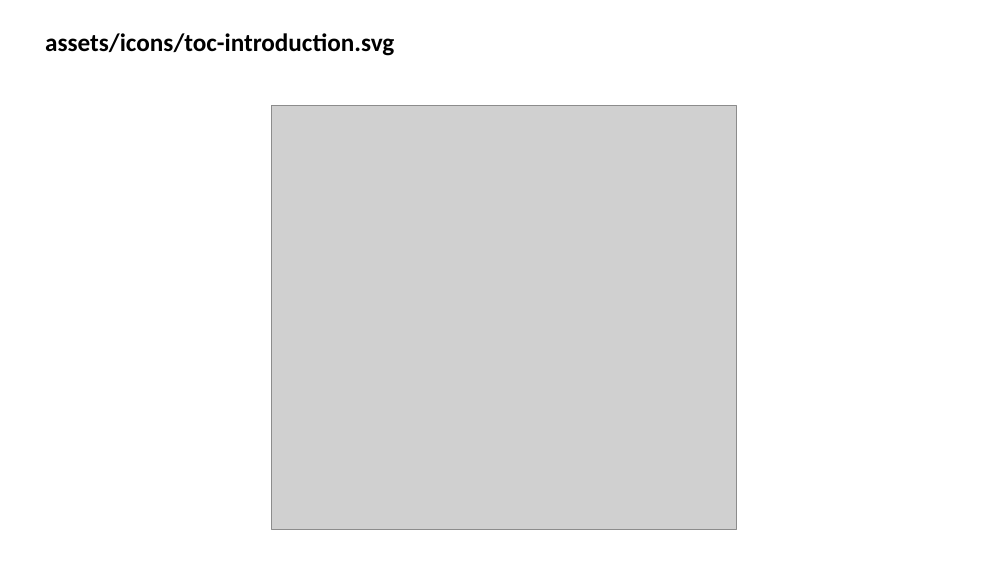
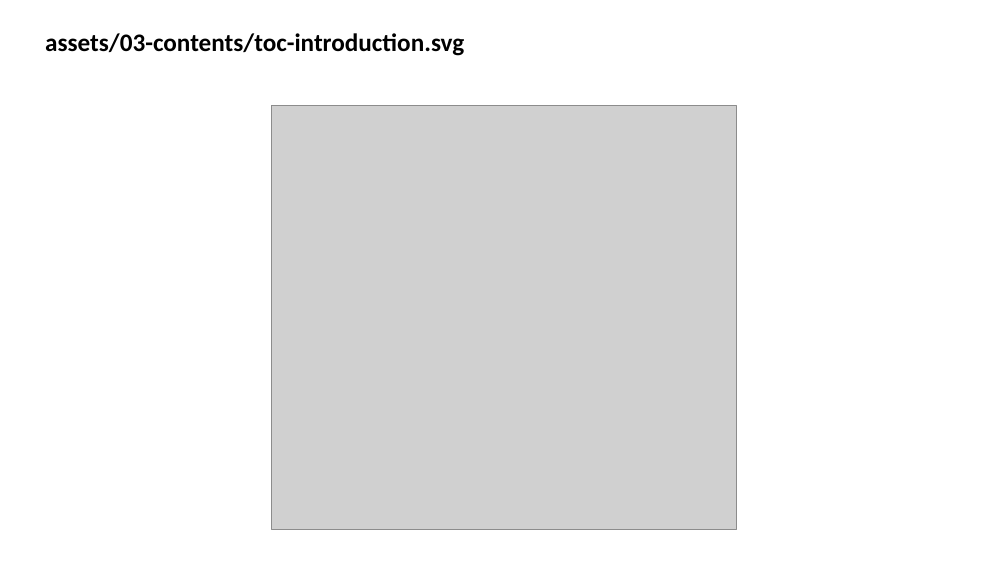
Before and after one commit to wdumontaud/slides_PUCPR, a slide deck: slide 10 of assets/illustrations.pptx. Drawn at 1008x567 pixels with LibreOffice and Linux fonts; fonts in the diff are those of the drawing; grey boxes stand for pictures. Boxes give left, top, right and bottom in pixels: in the first picture for what was removed or moved away, otherwise in the second. Text is boxed around its words. In the diff, an @@ line names an element or a change of style, - is before the commit and + after.

```diff
--- a/assets/illustrations.pptx
+++ b/assets/illustrations.pptx
@@ text at (x1=45, y1=33, x2=464, y2=56): text changed @@
-assets/icons/toc-introduction.svg
+assets/03-contents/toc-introduction.svg
```
Also in this commit, not shown: 10 other slides changed, 1 other file.
